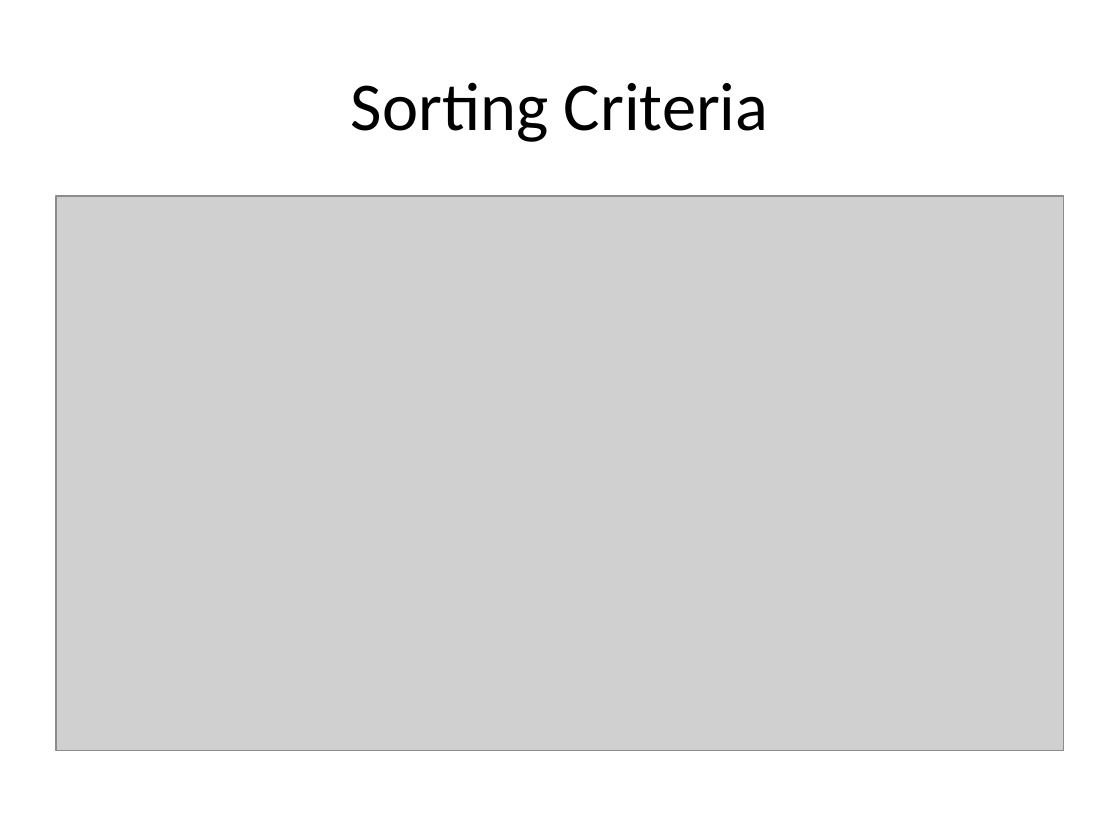
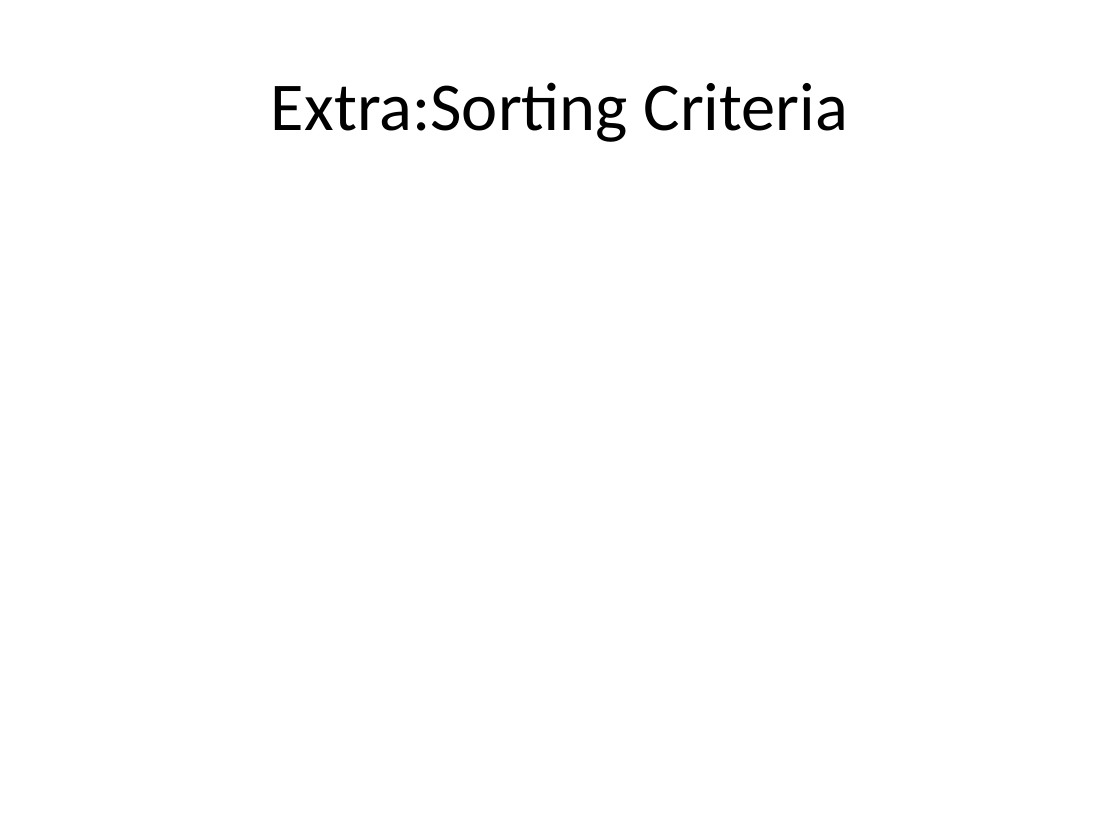
Before and after one commit to isurup/kalle-martin-group, a slide deck: slide 9 of RSD1/presentation/ExamMartin.ppt (slide 6 before the commit). Drawn at 1120x840 pixels with LibreOffice and Linux fonts; fonts in the diff are those of the drawing; grey boxes stand for pictures. Boxes give left, top, right and bottom in pixels: in the first picture for what was removed or moved away, otherwise in the second. Text is boxed around its words. In the diff, an @@ line names an element or a change of style, - is before the commit and + after.

```diff
--- a/RSD1/presentation/ExamMartin.ppt
+++ b/RSD1/presentation/ExamMartin.ppt
@@ title at (x1=271, y1=82, x2=848, y2=142): text changed @@
-Sorting Criteria
+Extra:Sorting Criteria
@@ picture removed at (x1=56, y1=196, x2=1064, y2=750) @@
```
Also in this commit, not shown: 3 other slides changed, 4 slides added, 3 slides removed.
